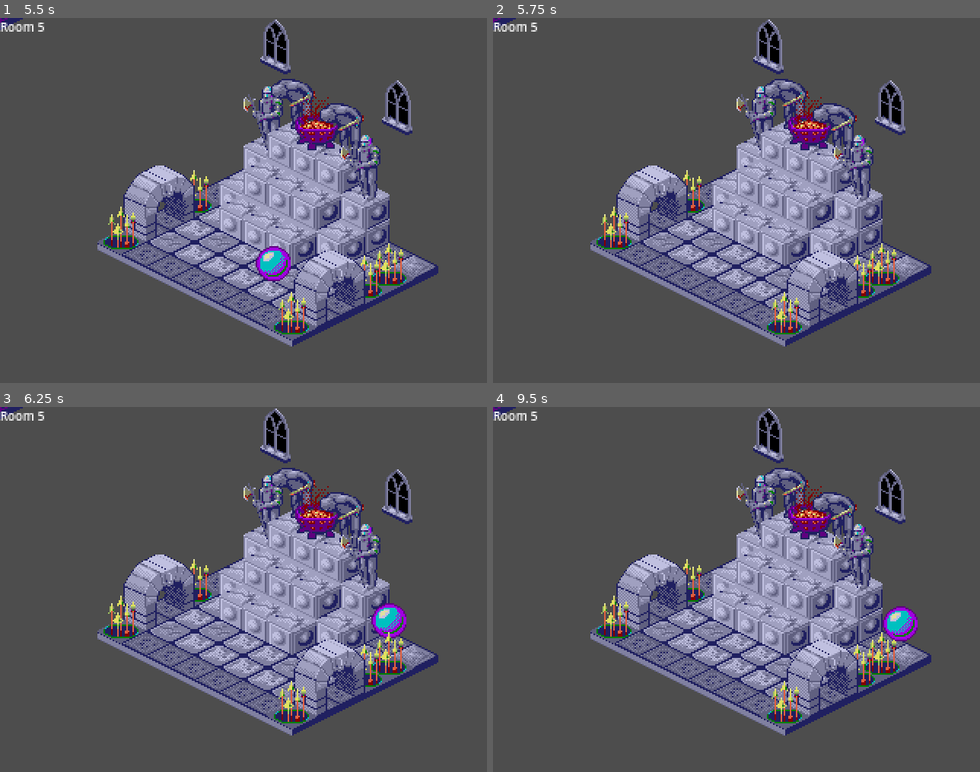
Above: before the commit, frames 1-4 (two rows, left to right).
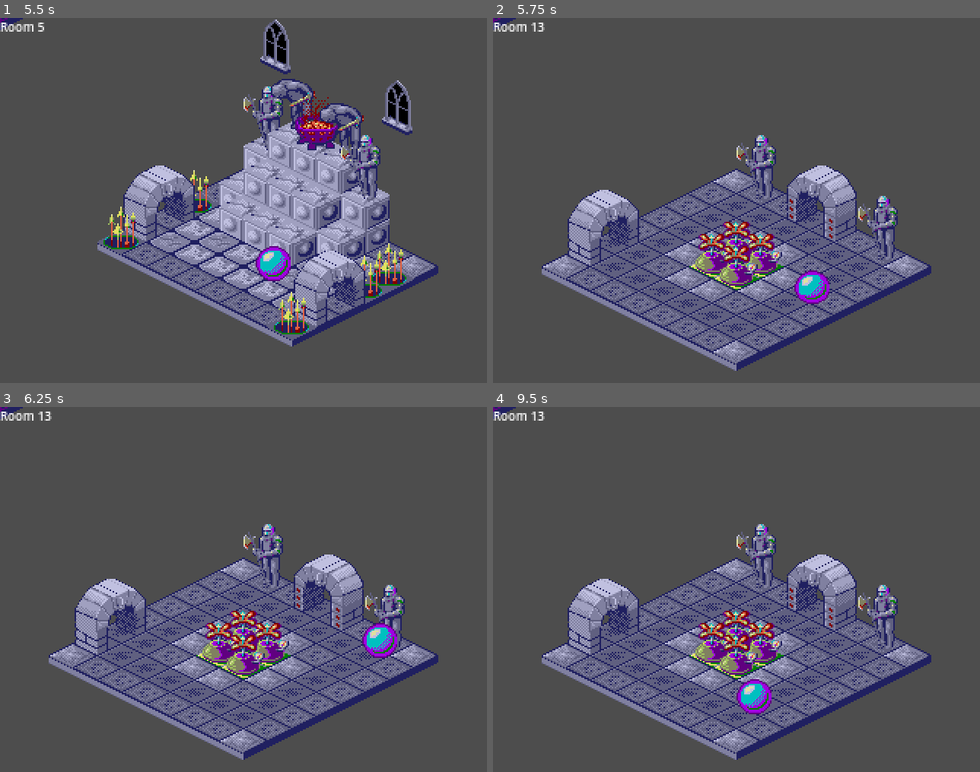
Above: after the commit, the same moments.

Repository: vmedea/godot-experiments
Game: Godot game, scene res://scenes/gameplay.tscn
The game is run twice, just before and just after one commit, with the same random seed, the same clock (stepped at 60 frames per second) and the same inputs.
Inputs:
- Up to frame 1 (5.5 s): tap Enter (ui_accept) at 0.5, 0.77, 1.52, 3.02, 3.77, 4.52 s; hold Right (ui_right) 0.53-1.28 s; hold Down (ui_down) 1.28-2.03 s; hold Right (ui_right) 2.03-2.78 s; hold Up (ui_up) 2.78-3.53 s; hold Left (ui_left) 3.53-5.03 s; hold Down (ui_down) from 5.03 s (still down)
- Up to frame 2 (5.75 s): keep holding Down (ui_down)
- Up to frame 3 (6.25 s): release Down (ui_down) at 5.78 s; hold Right (ui_right) from 5.78 s (still down); tap Enter (ui_accept) at 6.02 s
- Up to frame 4 (9.5 s): release Right (ui_right) at 6.53 s; hold Up (ui_up) 6.53-7.28 s; tap Enter (ui_accept) at 6.77, 7.52, 9.02 s; hold Right (ui_right) 7.28-8.03 s; hold Down (ui_down) 8.03-8.78 s; hold Left (ui_left) from 8.78 s (still down)

Frame 1 is identical in both runs. In frame 2, 29% of the frame differs, in the area x 7-85%, y 0-97%; in frame 3, 29%; in frame 4, 30%, in the area x 7-88%, y 0-97%.

Commit message:
room switch (buggy)

Diff:
--- a/scenes/gameplay.gd
+++ b/scenes/gameplay.gd
@@ -233,6 +233,12 @@
 	var exit_id = exit_check(room, player_coord, player_velocity*delta)
 	if exit_id != -1:
 		print('Detected exit in direction %d' % [exit_id])
+		var new_room_id = room.exits[exit_id]
+		if new_room_id >= 0 and new_room_id < rooms.size():
+			room_id = new_room_id
+			build_room(rooms[room_id])
+			update_room_number()
+
 	place_player()
 
 func _input(event):
